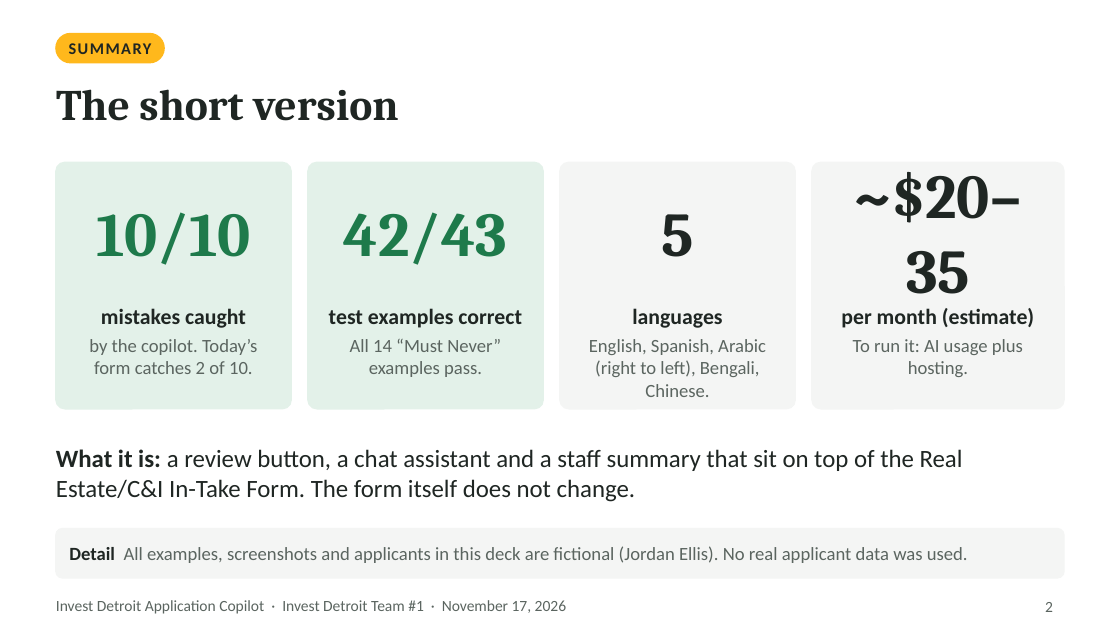
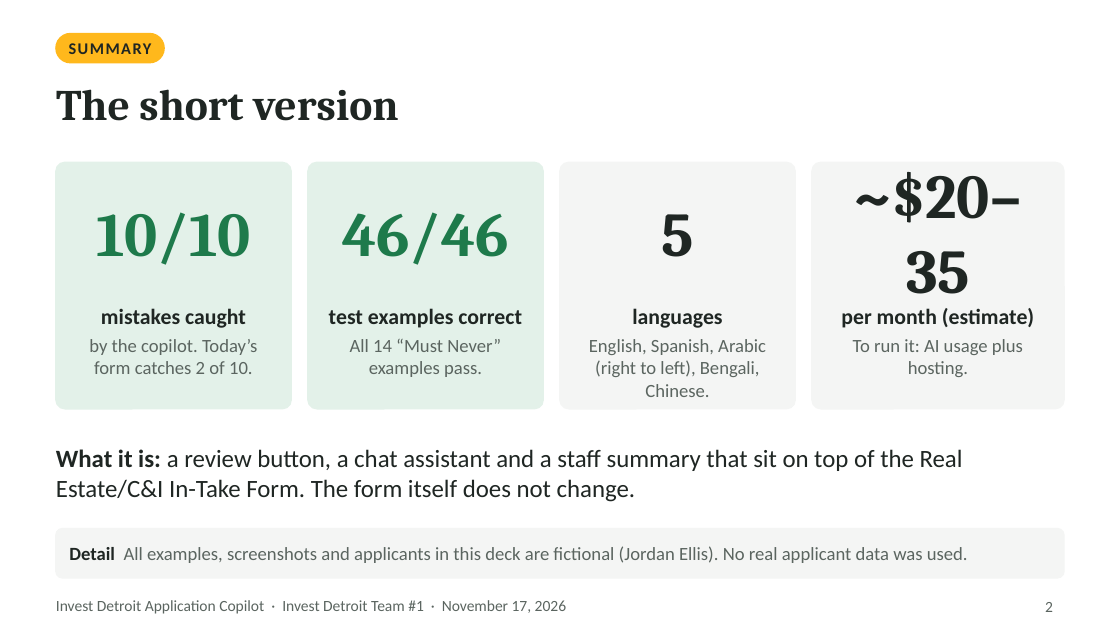
Before and after one commit to Ross-Business-Tech/Invest-Detroit-Project-1, a slide deck: slide 2 of docs/slides/Invest-Detroit-Copilot-Client-Deck.pptx. Drawn at 1120x630 pixels with LibreOffice and Linux fonts; fonts in the diff are those of the drawing. Boxes give left, top, right and bottom in pixels: in the first picture for what was removed or moved away, otherwise in the second. Text is boxed around its words. In the diff, an @@ line names an element or a change of style, - is before the commit and + after.

```diff
--- a/docs/slides/Invest-Detroit-Copilot-Client-Deck.pptx
+++ b/docs/slides/Invest-Detroit-Copilot-Client-Deck.pptx
@@ text at [342, 212, 509, 265]: text changed @@
-42/43
+46/46
```
Also in this commit, not shown: 4 other slides changed, 25 other files.
